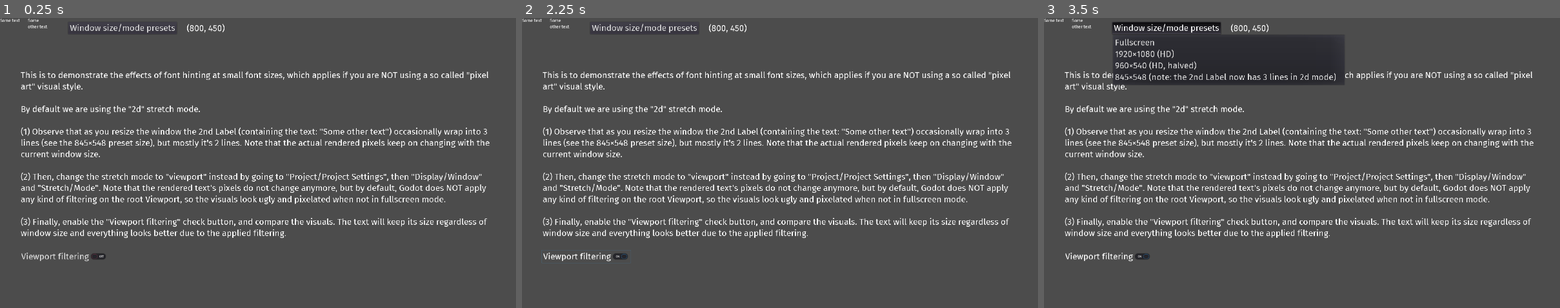
Above: before the commit, frames 1-3 (left to right).
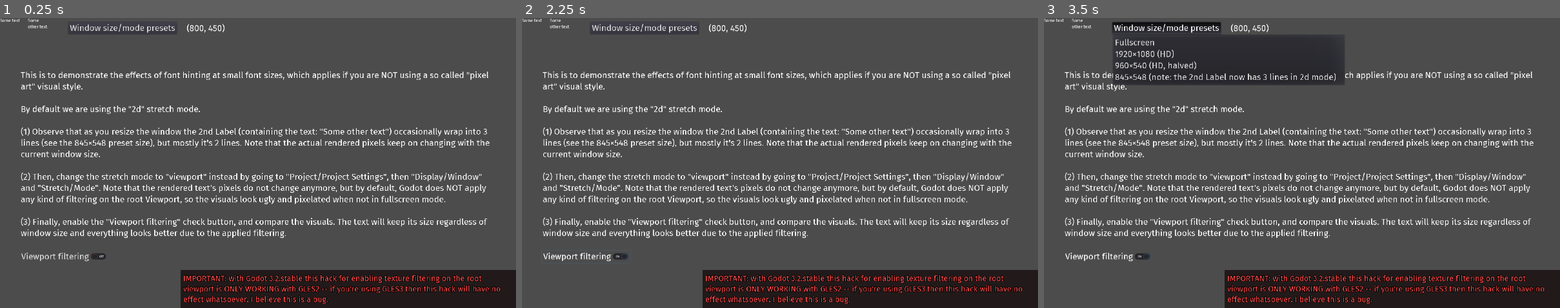
Above: after the commit, the same moments.

Repository: sszigeti/GodotViewportFilteringDemo
Game: Godot game, scene res://Demo.tscn
The game is run twice, just before and just after one commit, with the same random seed, the same clock (stepped at 60 frames per second) and the same inputs.
Inputs:
- Up to frame 1 (0.25 s): no input
- Up to frame 2 (2.25 s): click "Viewport filtering" at 0.5 s; click "Viewport filtering" at 1.25 s; click "Viewport filtering" at 2 s
- Up to frame 3 (3.5 s): click "Window size/mode presets" at 2.75 s

The runs differ from the first frame. In frame 1, 8.5% of the frame differs, in the area x 35-100%, y 86-100%; in frame 2, 8.5%; in frame 3, 8.5%.

Commit message:
Discovered GLES3 bug?

Diff:
--- a/Demo.tscn
+++ b/Demo.tscn
@@ -31,6 +31,15 @@
 [sub_resource type="DynamicFont" id=9]
 size = 32
 font_data = SubResource( 8 )
+
+[sub_resource type="DynamicFontData" id=10]
+font_path = "res://Fonts/FiraSans-Regular.ttf"
+
+[sub_resource type="DynamicFont" id=11]
+size = 29
+outline_size = 2
+outline_color = Color( 0, 0, 0, 1 )
+font_data = SubResource( 10 )
 
 [node name="Demo" type="Control"]
 anchor_right = 1.0
@@ -111,4 +120,40 @@
 __meta__ = {
 "_edit_use_anchors_": false
 }
+
+[node name="ColorRect" type="ColorRect" parent="."]
+anchor_left = 1.0
+anchor_top = 1.0
+anchor_right = 1.0
+anchor_bottom = 1.0
+margin_left = -1248.0
+margin_top = -142.0
+color = Color( 0.133333, 0.101961, 0.101961, 1 )
+__meta__ = {
+"_edit_use_anchors_": false
+}
+
+[node name="MarginContainer" type="MarginContainer" parent="ColorRect"]
+anchor_right = 1.0
+anchor_bottom = 1.0
+custom_constants/margin_right = 10
+custom_constants/margin_top = 10
+custom_constants/margin_left = 10
+custom_constants/margin_bottom = 10
+__meta__ = {
+"_edit_use_anchors_": false
+}
+
+[node name="RequiresGLES2" type="Label" parent="ColorRect/MarginContainer"]
+margin_left = 10.0
+margin_top = 14.0
+margin_right = 1238.0
+margin_bottom = 128.0
+custom_fonts/font = SubResource( 11 )
+custom_colors/font_color = Color( 1, 0.294118, 0.294118, 1 )
+text = "IMPORTANT: with Godot 3.2.stable this hack for enabling texture filtering on the root viewport is ONLY WORKING with GLES2 -- if you're using GLES3 then this hack will have no effect whatsoever. I believe this is a bug."
+autowrap = true
+__meta__ = {
+"_edit_use_anchors_": false
+}
 [connection signal="toggled" from="CheckButton" to="." method="_on_CheckButton_toggled"]
Not shown: 1 places in Demo.tscn that only renumber resources
